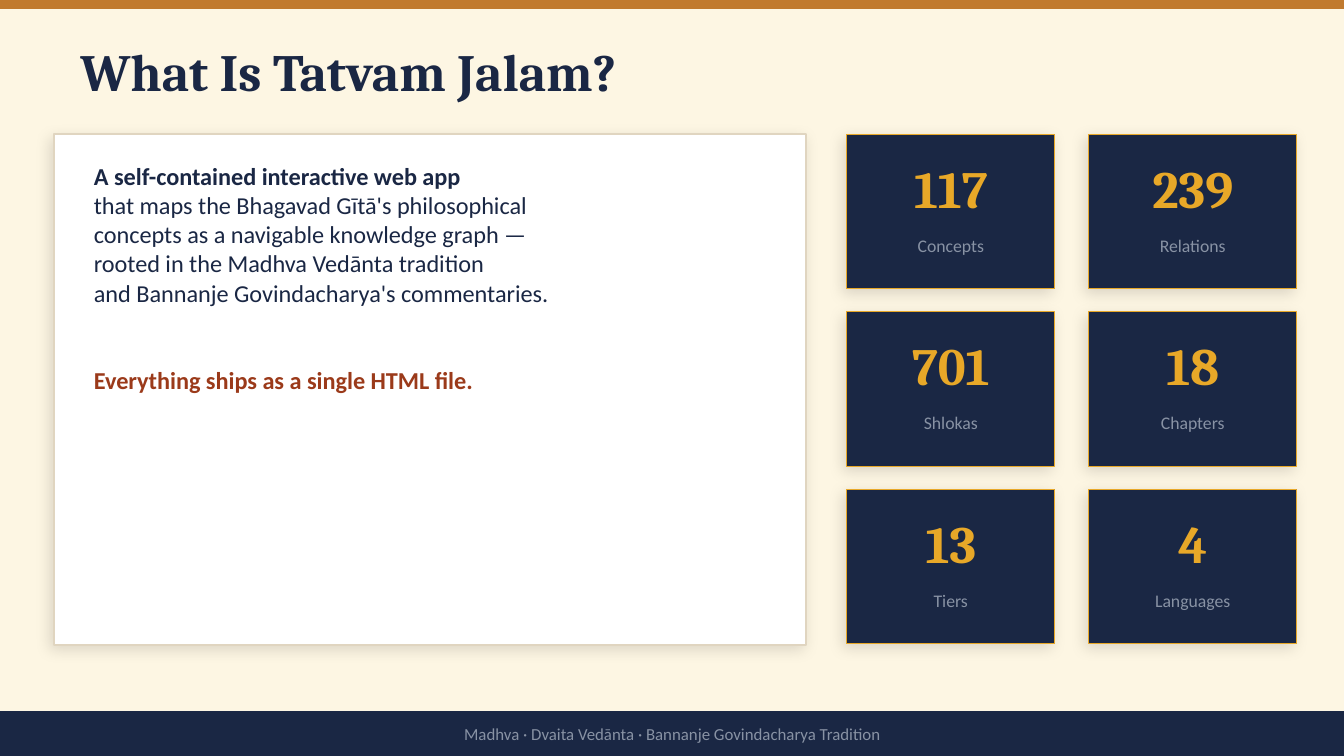
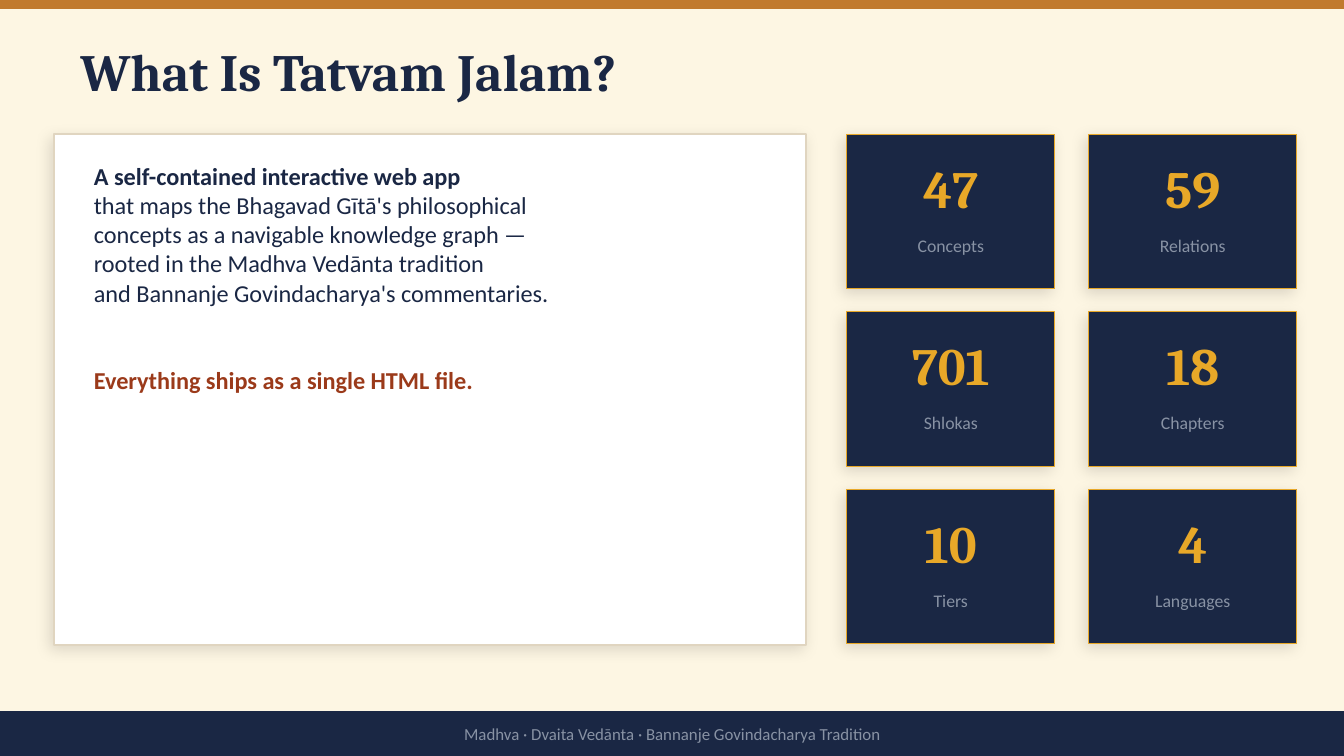
Before and after one commit to kvinayakpai/Bhagavadgita, a slide deck: slide 2 of Tatvam_Jalam_Technical_Journey-3.pptx. Drawn at 1344x756 pixels with LibreOffice and Linux fonts; fonts in the diff are those of the drawing. Boxes give left, top, right and bottom in pixels: in the first picture for what was removed or moved away, otherwise in the second. Text is boxed around its words. In the diff, an @@ line names an element or a change of style, - is before the commit and + after.

```diff
--- a/Tatvam_Jalam_Technical_Journey-3.pptx
+++ b/Tatvam_Jalam_Technical_Journey-3.pptx
@@ text at bbox=[923, 172, 978, 209]: text changed @@
-117
+47
@@ text at bbox=[1165, 172, 1220, 209]: text changed @@
-239
+59
@@ text at bbox=[925, 527, 977, 564]: text changed @@
-13
+10
```
Also in this commit, not shown: 7 other slides changed, 1 slide added, 4 other files.
